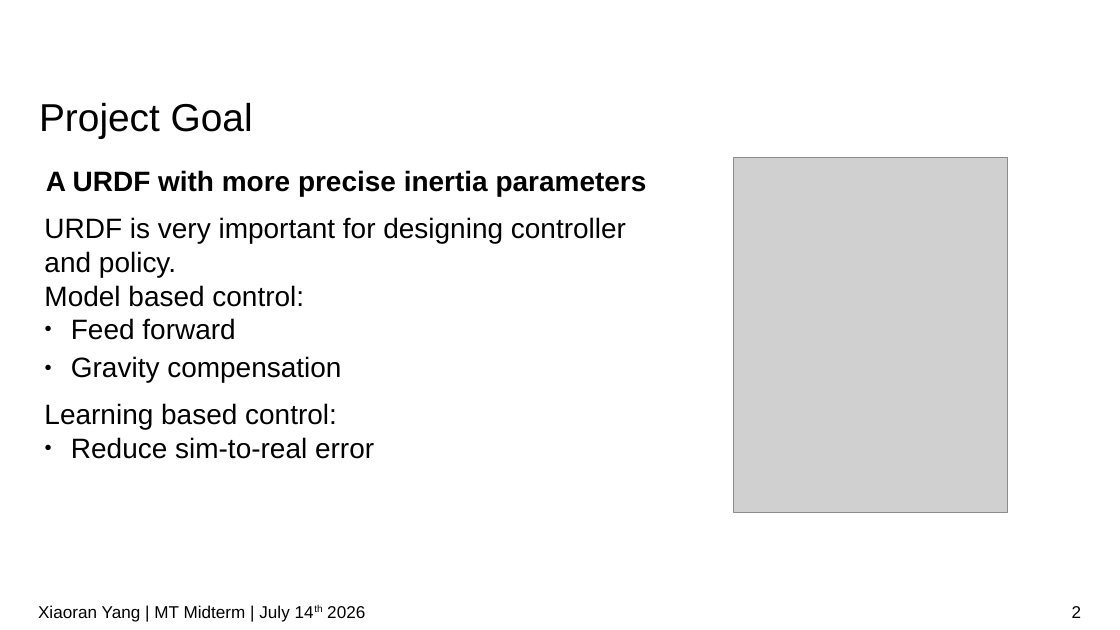
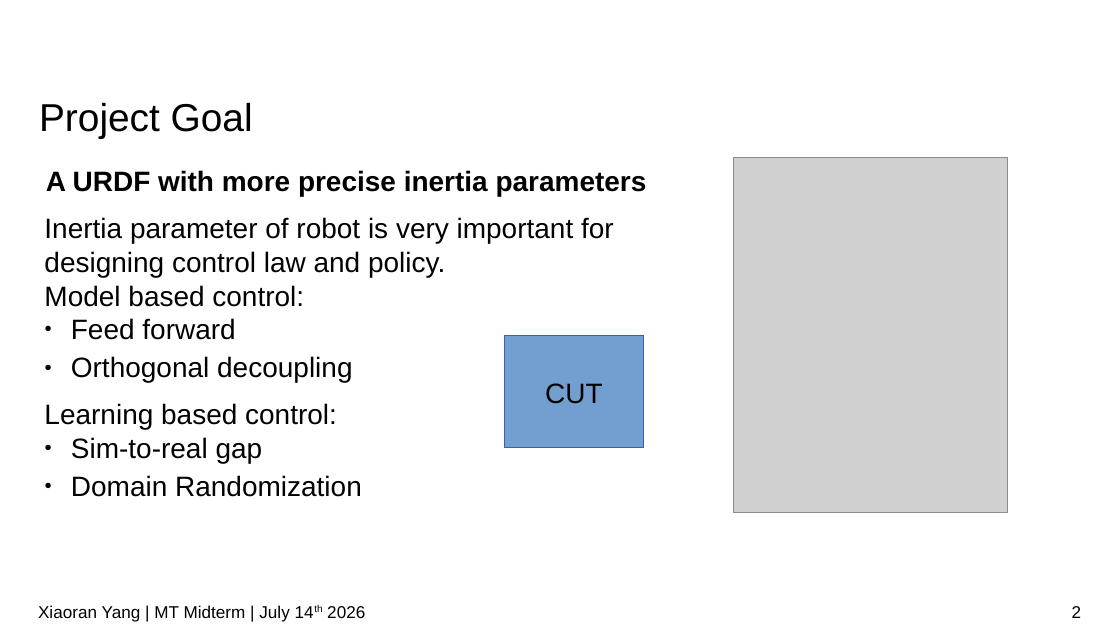
Before and after one commit to IDoccupled/identification, a slide deck: slide 2 of presentation/Midterm.odp. Drawn at 1120x630 pixels with LibreOffice and Linux fonts; fonts in the diff are those of the drawing; grey boxes stand for pictures; background and template pictures are left out. Boxes give left, top, right and bottom in pixels: in the first picture for what was removed or moved away, otherwise in the second. Text is boxed around its words. In the diff, an @@ line names an element or a change of style, - is before the commit and + after.

```diff
--- a/presentation/Midterm.odp
+++ b/presentation/Midterm.odp
@@ text at (x1=44, y1=217, x2=614, y2=277): text changed @@
-URDF is very important for designing controller and policy.
+Inertia parameter of robot is very important for designing control law and policy.
@@ text at (x1=71, y1=356, x2=352, y2=383): text changed @@
-● Gravity compensation
+● Orthogonal decoupling
@@ rectangle added at (x1=504, y1=336, x2=644, y2=448), fill #729FCF, outline #3465A4 0 pt, 18 pt, text #000000 @@
+CUT
@@ text at (x1=71, y1=437, x2=362, y2=497): text changed @@
-● Reduce sim-to-real error
+● Sim-to-real gap
+● Domain Randomization
```
Also in this commit, not shown: 4 other slides changed, 4 slides added, 1 slide removed.
